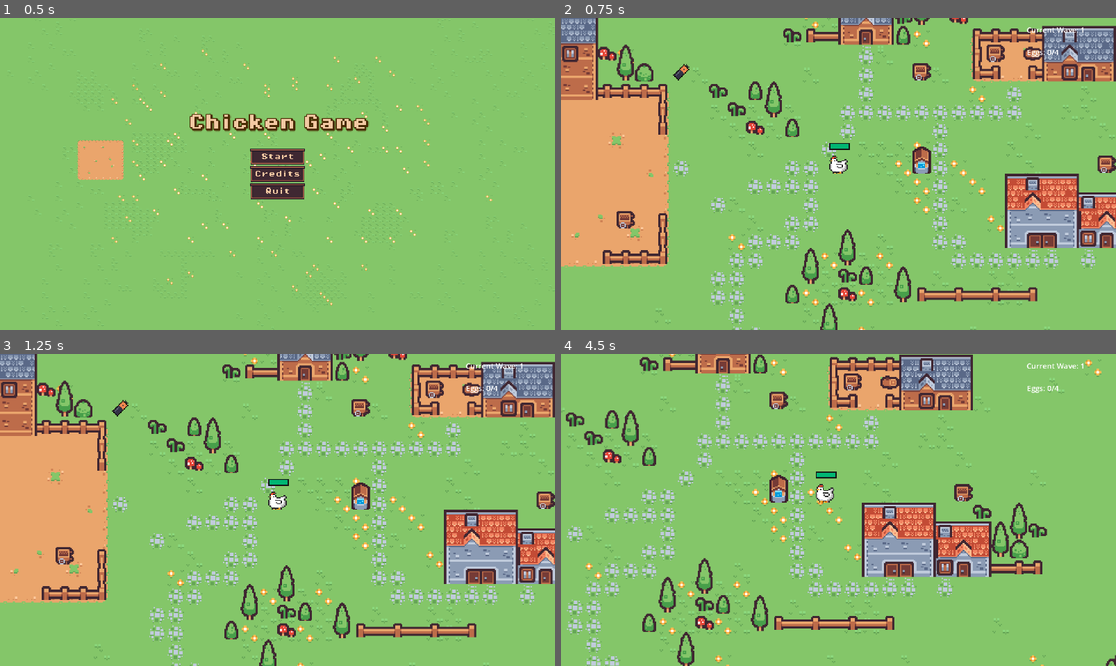
Above: before the commit, frames 1-4 (two rows, left to right).
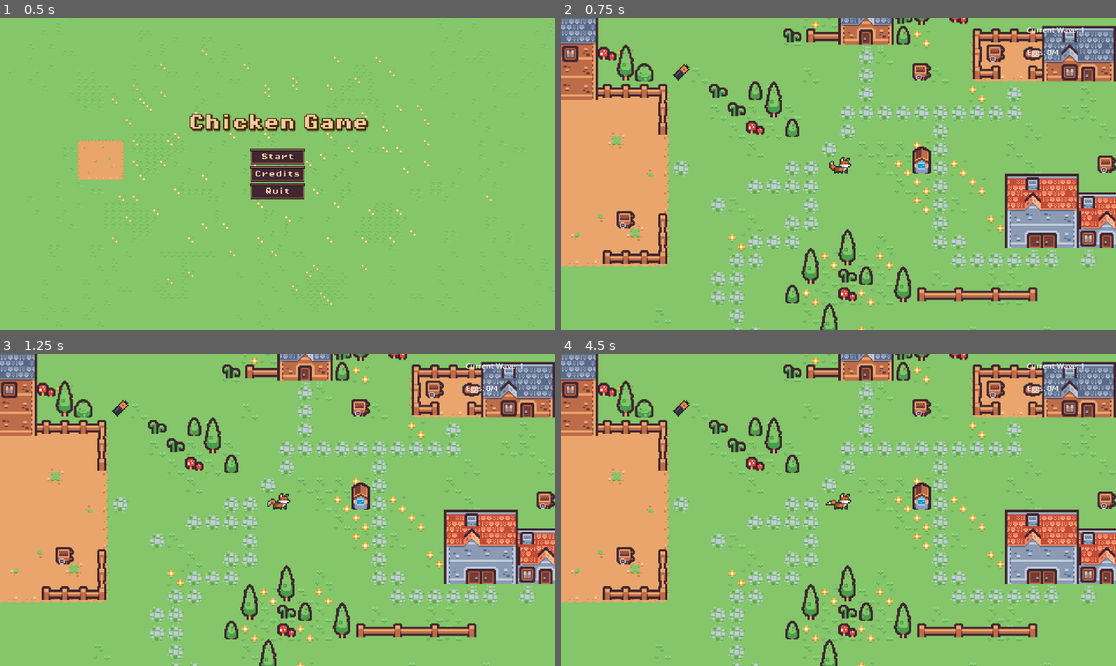
Above: after the commit, the same moments.

Repository: abeyahc/chicken-game
Game: Godot game, scene res://Scenes/menu.tscn
Same seed, same stepped clock (60 frames per second), same inputs: the game is played once before the commit and once after it.
Inputs:
- Up to frame 1 (0.5 s): no input
- Up to frame 2 (0.75 s): click "Credits" at 0.5 s
- Up to frame 3 (1.25 s): no input
- Up to frame 4 (4.5 s): hold Right (move_right) 1.28-2.03 s; hold S (move_down) 2.03-2.78 s; hold Right (move_right) 2.78-3.53 s; hold Up (move_up) 3.53-4.28 s; hold Left (move_left) from 4.28 s (still down)

Frame 1 is identical in both runs. In frame 2, 0.2% of the frame differs, in the area x 48-53%, y 40-50%; in frame 3, 0.2%; in frame 4, 46%, in the area x 0-100%, y 0-100%.

Commit message:
AI fox avoiance

Diff:
--- a/chicken game/Scenes/fox.tscn
+++ b/chicken game/Scenes/fox.tscn
@@ -196,7 +196,7 @@
 [node name="fox" type="CharacterBody2D" node_paths=PackedStringArray("nav_agent")]
 y_sort_enabled = true
 collision_layer = 4
-collision_mask = 9
+collision_mask = 13
 motion_mode = 1
 wall_min_slide_angle = 0.0
 script = ExtResource("1_s7y3g")
@@ -213,6 +213,7 @@
 animation = &"detect"
 
 [node name="detection_area" type="Area2D" parent="."]
+visible = false
 collision_layer = 0
 collision_mask = 2
 
@@ -221,6 +222,7 @@
 shape = SubResource("CircleShape2D_3olm6")
 
 [node name="CollisionShape2D" type="CollisionShape2D" parent="."]
+visible = false
 position = Vector2(2, -7)
 shape = SubResource("CircleShape2D_0gmdh")
 
@@ -238,6 +240,9 @@
 navigation_layers = 9
 path_postprocessing = 1
 avoidance_enabled = true
+avoidance_layers = 4
+avoidance_mask = 4
+debug_enabled = true
 
 [node name="Update" type="Timer" parent="Guidance"]
 wait_time = 0.1
@@ -247,4 +252,5 @@
 [connection signal="body_exited" from="detection_area" to="." method="_on_detection_area_body_exited"]
 [connection signal="timeout" from="Detection" to="." method="_on_detection_timeout"]
 [connection signal="timeout" from="Idle" to="." method="_on_idle_timeout"]
+[connection signal="velocity_computed" from="Guidance/NavigationAgent2D" to="." method="_on_navigation_agent_2d_velocity_computed"]
 [connection signal="timeout" from="Guidance/Update" to="." method="_on_timer_timeout_nav"]
--- a/chicken game/Scenes/game.tscn
+++ b/chicken game/Scenes/game.tscn
@@ -6,6 +6,7 @@
 [ext_resource type="PackedScene" uid="uid://ikdluvf2mpq3" path="res://Scenes/player.tscn" id="2_q8hlc"]
 [ext_resource type="Script" path="res://Scripts/collisions.gd" id="3_wyegx"]
 [ext_resource type="Script" path="res://Scripts/Current Waves.gd" id="5_epjx0"]
+[ext_resource type="PackedScene" uid="uid://cs2u4y8erat1" path="res://Scenes/fox.tscn" id="5_j2sho"]
 [ext_resource type="PackedScene" uid="uid://bt4mbgtedmevt" path="res://Scenes/death.tscn" id="6_ld37s"]
 [ext_resource type="Script" path="res://Scripts/Eggs.gd" id="6_snoas"]
 
@@ -1279,8 +1280,11 @@
 
 [node name="Player" parent="." instance=ExtResource("2_q8hlc")]
 z_index = 0
-
-[node name="Camera2D" type="Camera2D" parent="Player"]
+position = Vector2(1000, 1000)
+
+[node name="fox" parent="." instance=ExtResource("5_j2sho")]
+
+[node name="Camera2D" type="Camera2D" parent="fox"]
 zoom = Vector2(4, 4)
 process_callback = 0
 position_smoothing_enabled = true
--- a/chicken game/Scripts/fox.gd
+++ b/chicken game/Scripts/fox.gd
@@ -1,13 +1,12 @@
 extends CharacterBody2D
 
-var speed = 90
-var acceleration = 7
+var speed = 80
 @onready var animation = $AnimatedSprite2D
 @onready var detection = $Detection
 @onready var update = $Guidance/Update
+@onready var close = $Close
 @onready var ray_cast_2d = $RayCast2D
 @export var nav_agent: NavigationAgent2D
-var direction = Vector2.ZERO
 @onready var player = $"../Player"
 @onready var idle_time = $Idle
 var inside_area = false
@@ -15,6 +14,7 @@
 var spotted = false
 var wondering = false
 var relaxing = true
+var avoiding = false
 
 func _physics_process(delta):
 	#Changes RayCast2D angle towards the player to see if there is a wall between
@@ -65,10 +65,10 @@
 	#While this function is being played attack animation is being played
 	animation.play("attack")
 	#direction and veolicity are being updated to chase the player
-	direction = nav_agent.get_next_path_position() - global_position
-	direction = direction.normalized()
-	velocity = velocity.lerp(direction * speed, acceleration*delta)
-	move_and_slide()
+	var current_agent_position = global_position
+	var next_path_position = nav_agent.get_next_path_position()
+	var new_velocity = current_agent_position.direction_to(next_path_position) * speed
+	_on_navigation_agent_2d_velocity_computed(new_velocity)
 	#depending on which direction the enemy is facing the sprite flips
 	if velocity.x < 0:
 		animation.flip_h = true
@@ -99,3 +99,7 @@
 func recalc_path():
 	if (inside_area and chasing) or spotted: #if the player is inside the area and it's being chased or it was spotted then the enemy target position becomes equal to the player position
 		nav_agent.target_position = player.global_position
+
+func _on_navigation_agent_2d_velocity_computed(safe_velocity):
+	velocity = safe_velocity
+	move_and_slide()
--- a/chicken game/Scripts/game.gd
+++ b/chicken game/Scripts/game.gd
@@ -5,7 +5,7 @@
 const fox_scene = preload("res://Scenes/fox.tscn")
 const egg_scene = preload("res://Scenes/Egg.tscn")
 const healing = preload("res://Scenes/healer.tscn")
-@export var num_foxes = 3
+@export var num_foxes = 15
 @onready var collisions = $collisions
 var tile_coll_coordinates = []
 var healers = 1
Not shown: 1 places in chicken game/Scenes/game.tscn that only renumber resources
